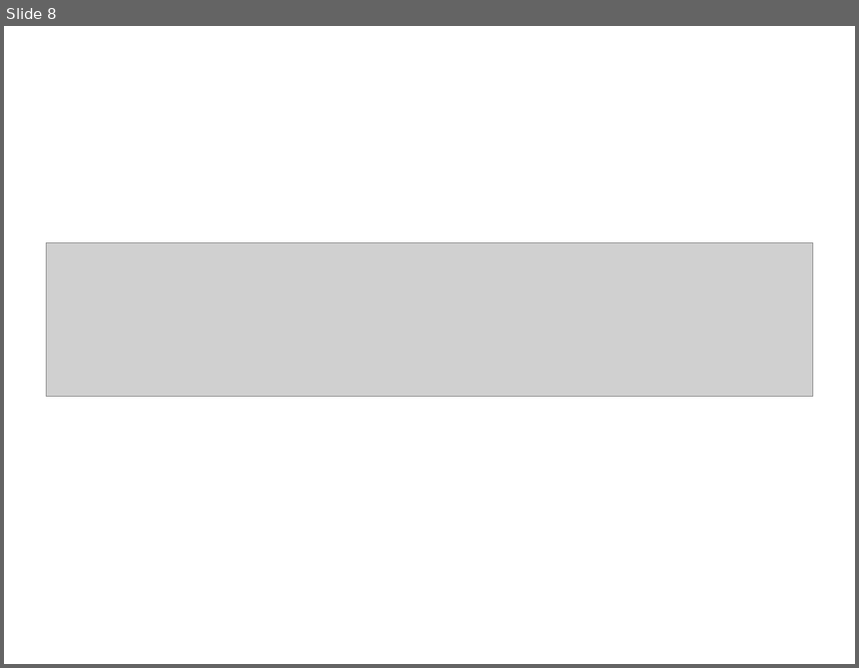
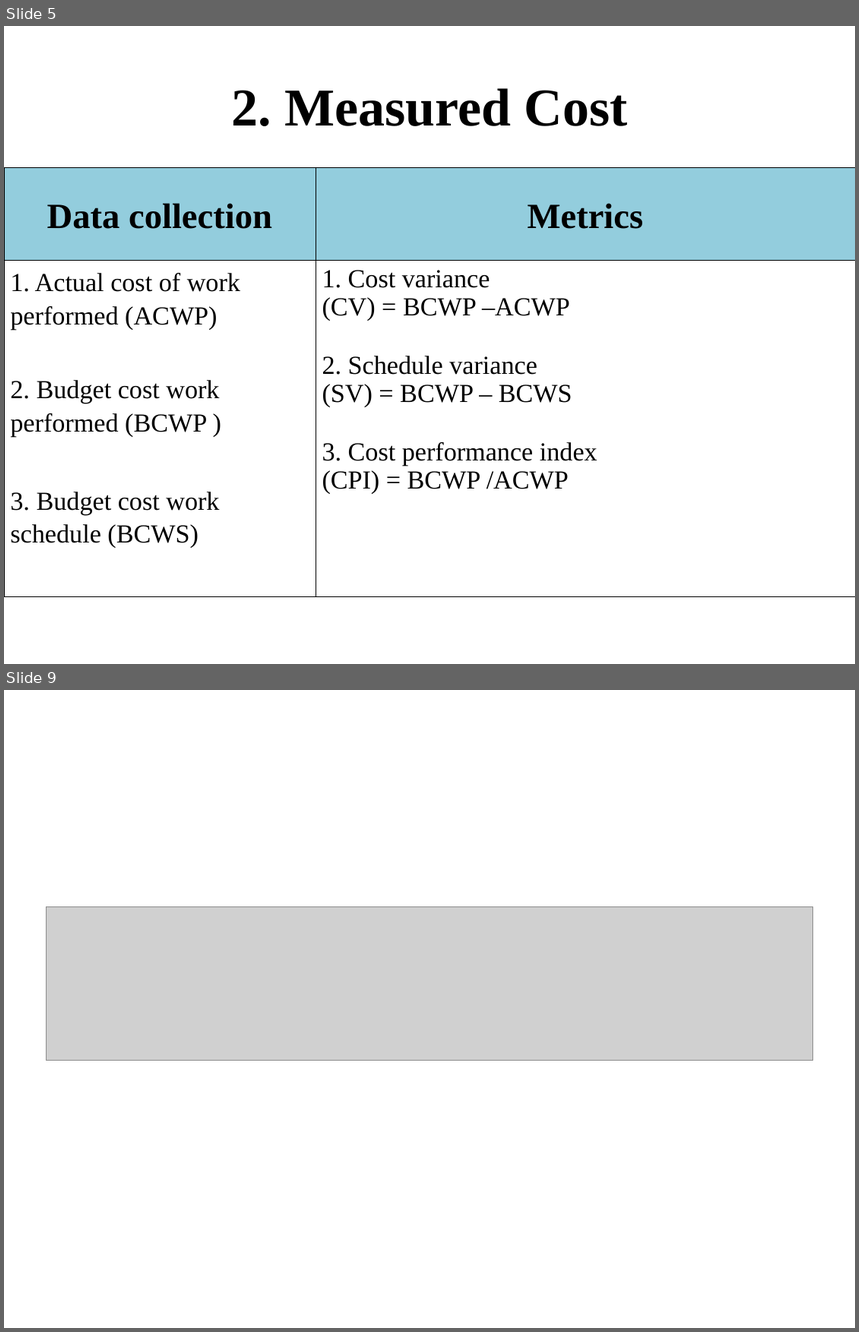
Before and after one commit to T138384/vlu-k15t1-team11, a slide deck: SMA - Software Measurement & Analysis/Asignment-02/K15T1-Team11-Team Assignment2/K15T1-Team11-Team Assignment2.ppt. Shown one above the other, each under a label of ours: slide 8 before the commit, slides 5 and 9 after it; the slides between them are not shown. The pictures are 859x668 and 859x1332 pixels, drawn with LibreOffice and Linux fonts; fonts in the diff are those of the drawing; grey boxes stand for pictures; background and template pictures are left out. Boxes give left, top, right and bottom in pixels: in the first picture for what was removed or moved away, otherwise in the second. Text is boxed around its words. In the diff, an @@ line names an element or a change of style, - is before the commit and + after.

```diff
--- a/SMA - Software Measurement & Analysis/Asignment-02/K15T1-Team11-Team Assignment2/K15T1-Team11-Team Assignment2.ppt
+++ b/SMA - Software Measurement & Analysis/Asignment-02/K15T1-Team11-Team Assignment2/K15T1-Team11-Team Assignment2.ppt
@@ slide 5 added at [4, 26, 855, 664], background #FFFFFF @@
@@ title added at [231, 88, 628, 126], 45 pt, text #000000, bold @@
+2. Measured Cost
@@ table added at [4, 168, 855, 598], 2 rows, 2 columns @@
+Data collection | Metrics
+1. Actual cost of work performed (ACWP) / 2. Budget cost work performed (BCWP ) / 3. Budget cost work schedule (BCWS) | 1. Cost variance (CV) = BCWP –ACWP / 2. Schedule variance (SV) = BCWP – BCWS / 3. Cost performance index (CPI) = BCWP /ACWP
@@ what was slide 8 is now slide 9 @@
```
Also in this commit, not shown: 4 slides changed, 3 other slides added, 3 slides removed, 2 other files.
